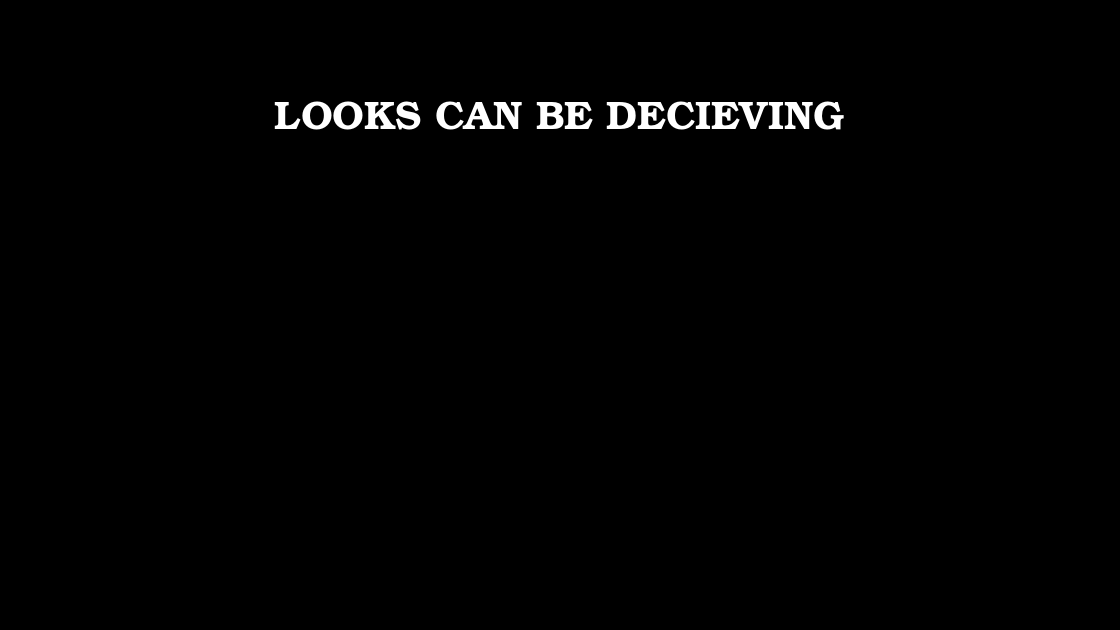
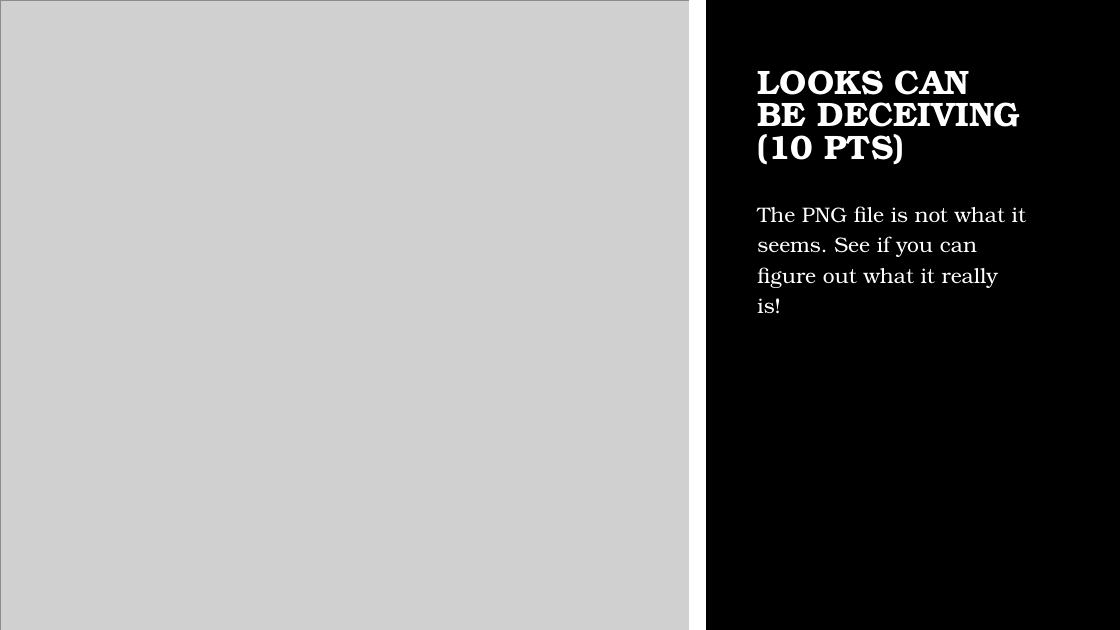
Before and after one commit to swarajd/fbctfchallenges, a slide deck: slide 2 of sherlock_ctf.pptx. Drawn at 1120x630 pixels with LibreOffice and Linux fonts; fonts in the diff are those of the drawing; grey boxes stand for pictures; background and template pictures are left out. Boxes give left, top, right and bottom in pixels: in the first picture for what was removed or moved away, otherwise in the second. Text is boxed around its words. In the diff, an @@ line names an element or a change of style, - is before the commit and + after.

```diff
--- a/sherlock_ctf.pptx
+++ b/sherlock_ctf.pptx
@@ picture added at (x1=0, y1=0, x2=694, y2=630) @@
@@ line added from (697, 4) to (697, 626), #FFFFFF 15 pt @@
@@ title at (x1=757, y1=70, x2=1021, y2=164): text changed; size 34 to 29 pt @@
-LOOKS CAN BE DECIEVING
+LOOKS CAN BE DECEIVING
+(10 PTS)
@@ text added at (x1=757, y1=206, x2=1026, y2=314), 18 pt, text #FFFFFF @@
+The PNG file is not what it seems. See if you can figure out what it really is!
```
Also in this commit, not shown: 1 other slide changed, 9 slides added, 5 slides removed, 1 other file.
